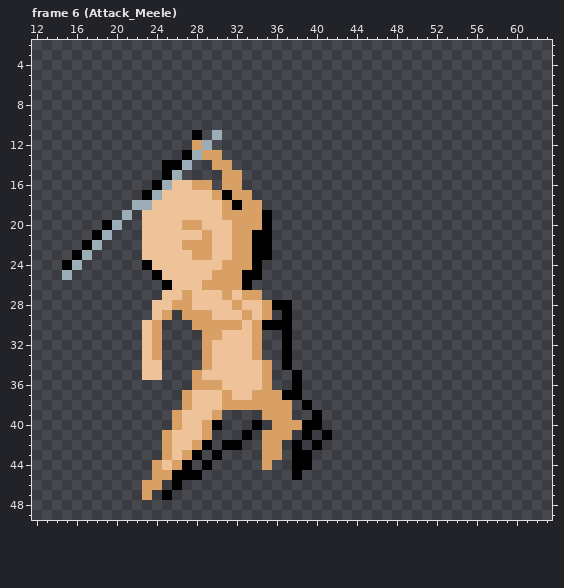
Two states of a pixel-art file, RawResource/projectRoom/base_female.aseprite. The first picture shows the starting point.
64x64 pixels, 15 frames. Shown: frame 6 (Attack_Meele): x 12..63, y 2..49. The commit also changed other frames, which this record leaves out.
Now the later version:
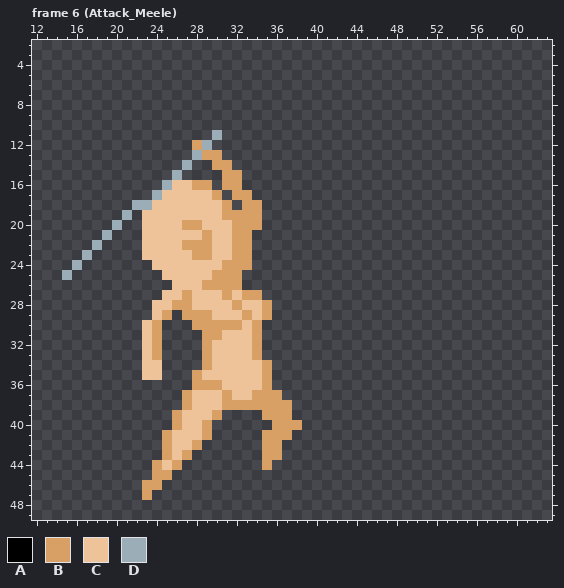
Palette (. is transparent): A #000000  B #d9a066  C #eec39a  D #9badb7
Difference:
layer "sketch" now hidden
Frame 6 (Attack_Meele):
Colour A is removed in row 11 at x 28; in row 13 at x 27; in row 14 at x 25 to 26; in row 15 at x 25; in row 16 at x 24; in row 17 at x 23 and 31.
Colour A is removed in row 18 at x 32; in row 19 at x 35; in row 20 at x 19 and 35; in row 21 at x 18 and 34 to 35; in row 22 at x 17 and 34 to 35; in row 23 at x 16 and 34 to 35.
Colour A is removed in row 24 at x 15, 23 and 34; in row 25 at x 24 and 33 to 34; in row 26 at x 25 and 33; in row 28 at x 36 to 37; in row 29 at x 37; in row 30 at x 35 to 37.
Colour A is removed in rows 31 to 34 at x 37; in rows 35 to 36 at x 38; in row 37 at x 37 to 38; in row 38 at x 39; in row 39 at x 40; in row 40 at x 30, 34 and 39 to 40.
Colour A is removed in row 41 at x 33, 39 and 41; in row 42 at x 29, 31 to 32, 38 and 40; in row 43 at x 28, 30 and 38 to 39; in row 44 at x 27, 29 and 38 to 39; in row 45 at x 26 to 28 and 38; in row 46 at x 26.
Colour A is removed in row 47 at x 25.
Changed places in both pictures, as pixel boxes (x1, y1, x2, y2):
erased: (62, 130, 332, 500)
